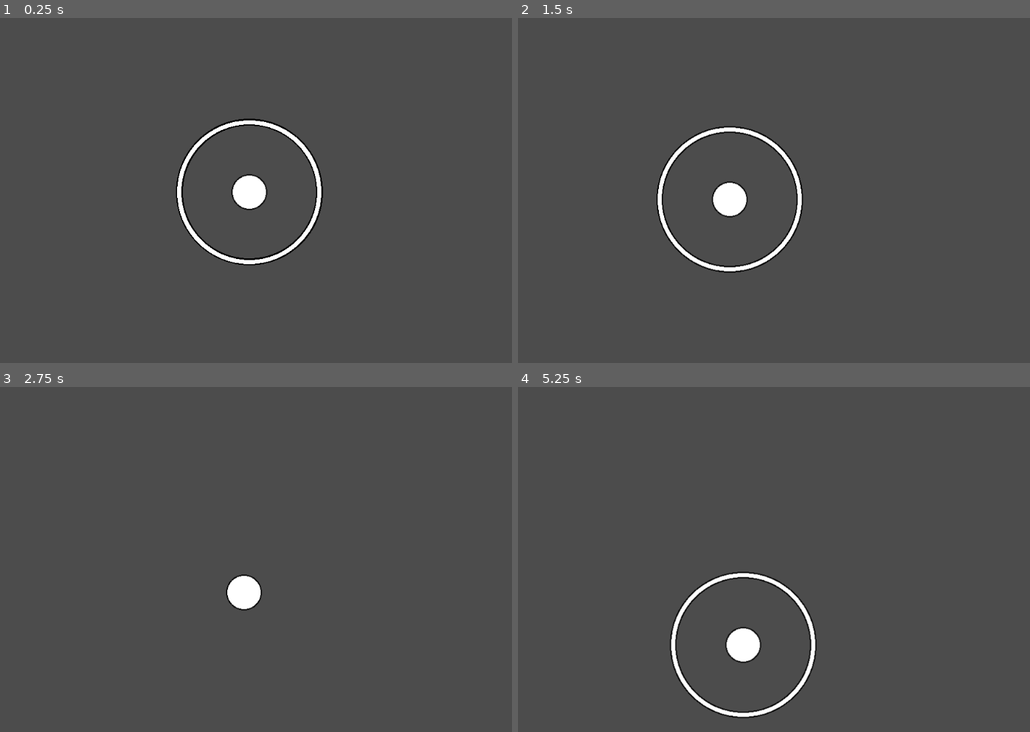
Above: before the commit, frames 1-4 (two rows, left to right).
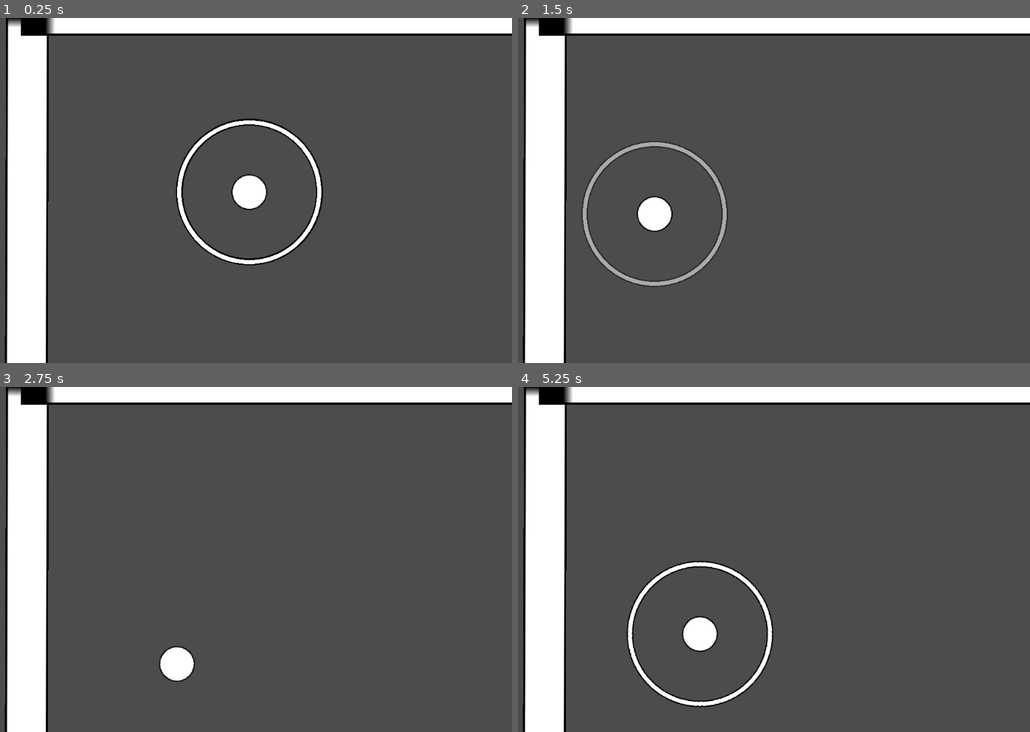
Above: after the commit, the same moments.

Repository: Beetron/2dgolf
Game: Godot game, scene res://Test.tscn
Two runs of this game, one before a commit and one after it. Both use one fixed random seed, a clock stepped at 60 frames per second and the inputs below.
Inputs (mouse positions are in pixels of both pictures, inside the frame that each line leads up to):
- Up to frame 1 (0.25 s): no input
- Up to frame 2 (1.5 s): tap Enter at 0.5 s; move the mouse to (866, 173) at 0.52 s; click (866, 173) at 0.67 s; move the mouse to (615, 207) at 1.27 s; click (615, 207) at 1.42 s
- Up to frame 3 (2.75 s): move the mouse to (276, 483) at 2.02 s; click (276, 483) at 2.17 s
- Up to frame 4 (5.25 s): move the mouse to (707, 628) at 2.77 s; click (707, 628) at 2.92 s; move the mouse to (912, 611) at 3.52 s; click (912, 611) at 3.67 s; move the mouse to (558, 507) at 4.27 s; click (558, 507) at 4.42 s; move the mouse to (763, 559) at 5.02 s; click (763, 559) at 5.17 s

The runs differ from the first frame. In frame 1, 13% of the frame differs, in the area x 0-100%, y 0-100%; in frame 2, 17%; in frame 3, 14%; in frame 4, 17%.

Commit message:
Added walls, instanced objects and applied power multipler back to ball.

Diff:
--- a/Ball.gd
+++ b/Ball.gd
@@ -11,6 +11,7 @@
 	pass # Replace with function body.
 
 func _input(event):
+
 	if (event is InputEventMouseButton and event.button_index == BUTTON_LEFT):
 		if (event.pressed):
 			#Hide/Show control ring if mouse is pressed
@@ -18,9 +19,8 @@
 		else:
 			#Execute a hit if within the threshold of the ring
 			if (self.global_position.distance_to(event.global_position) > hitThreshold):
-				var hit = self.global_position - event.global_position
+				var hit = (self.global_position - event.global_position) * power
 				apply_central_impulse(hit)
-
 				ring.visible = false
 	return
 
@@ -31,8 +31,9 @@
 
 # Called every frame. 'delta' is the elapsed time since the previous frame.
 func _process(delta):
-
 	#Modulate transparency based on distance to ball
 	var distance = self.global_position.distance_to(get_viewport().get_mouse_position())
 	ring.modulate.a = distance / hitThreshold
+	print(self.global_position)
+	print(self.global_position)
 	pass
--- /dev/null
+++ b/Ball.tscn
@@ -0,0 +1,29 @@
+[gd_scene load_steps=6 format=2]
+
+[ext_resource path="res://ball.png" type="Texture" id=1]
+[ext_resource path="res://ring.png" type="Texture" id=2]
+[ext_resource path="res://Ball.gd" type="Script" id=3]
+
+[sub_resource type="CircleShape2D" id=1]
+radius = 31.7567
+
+[sub_resource type="SpriteFrames" id=2]
+animations = [ {
+"frames": [ ExtResource( 1 ) ],
+"loop": true,
+"name": "default",
+"speed": 5.0
+} ]
+
+[node name="Ball" type="RigidBody2D"]
+gravity_scale = 0.0
+script = ExtResource( 3 )
+
+[node name="CollisionShape2D" type="CollisionShape2D" parent="."]
+shape = SubResource( 1 )
+
+[node name="AnimatedSprite" type="AnimatedSprite" parent="."]
+frames = SubResource( 2 )
+
+[node name="Control Ring" type="Sprite" parent="."]
+texture = ExtResource( 2 )
--- a/Test.tscn
+++ b/Test.tscn
@@ -1,34 +1,31 @@
-[gd_scene load_steps=7 format=2]
+[gd_scene load_steps=4 format=2]
 
-[ext_resource path="res://ball.png" type="Texture" id=1]
+[ext_resource path="res://Ball.tscn" type="PackedScene" id=1]
 [ext_resource path="res://Player.gd" type="Script" id=2]
-[ext_resource path="res://Ball.gd" type="Script" id=3]
-[ext_resource path="res://ring.png" type="Texture" id=5]
+[ext_resource path="res://Wall.tscn" type="PackedScene" id=4]
 
-[sub_resource type="CircleShape2D" id=1]
-radius = 31.7567
+[node name="Main" type="Node"]
 
-[sub_resource type="SpriteFrames" id=2]
-animations = [ {
-"frames": [ ExtResource( 1 ) ],
-"loop": true,
-"name": "default",
-"speed": 5.0
-} ]
+[node name="World" type="Node" parent="."]
 
-[node name="Player" type="Node2D"]
+[node name="Player" type="Node2D" parent="World"]
 position = Vector2( 568.295, 302.819 )
 script = ExtResource( 2 )
 
-[node name="Ball" type="RigidBody2D" parent="."]
-gravity_scale = 0.0
-script = ExtResource( 3 )
+[node name="Ball" parent="World/Player" instance=ExtResource( 1 )]
 
-[node name="CollisionShape2D" type="CollisionShape2D" parent="Ball"]
-shape = SubResource( 1 )
+[node name="WallContainer" type="Node" parent="World"]
 
-[node name="AnimatedSprite" type="AnimatedSprite" parent="Ball"]
-frames = SubResource( 2 )
+[node name="Wall" parent="World/WallContainer" instance=ExtResource( 4 )]
+position = Vector2( 181.811, 493.938 )
+rotation = 1.57404
 
-[node name="Control Ring" type="Sprite" parent="Ball"]
-texture = ExtResource( 5 )
+[node name="Wall2" parent="World/WallContainer" instance=ExtResource( 4 )]
+position = Vector2( 1218.82, 490.525 )
+rotation = -1.59919
+
+[node name="Wall3" parent="World/WallContainer" instance=ExtResource( 4 )]
+position = Vector2( 691.006, 975.224 )
+
+[node name="Wall4" parent="World/WallContainer" instance=ExtResource( 4 )]
+position = Vector2( 708.629, -6.61206 )
--- /dev/null
+++ b/Wall.tscn
@@ -0,0 +1,20 @@
+[gd_scene load_steps=4 format=2]
+
+[ext_resource path="res://wall.png" type="Texture" id=1]
+
+[sub_resource type="PhysicsMaterial" id=1]
+bounce = 1.0
+
+[sub_resource type="RectangleShape2D" id=2]
+extents = Vector2( 32.1385, 31.8674 )
+
+[node name="Wall" type="StaticBody2D"]
+position = Vector2( 580.235, 635.358 )
+scale = Vector2( 16.76, 1.16 )
+physics_material_override = SubResource( 1 )
+
+[node name="CollisionShape2D" type="CollisionShape2D" parent="."]
+shape = SubResource( 2 )
+
+[node name="Sprite" type="Sprite" parent="."]
+texture = ExtResource( 1 )
Binary file added: wall.png
Not shown, added: wall.png.import
